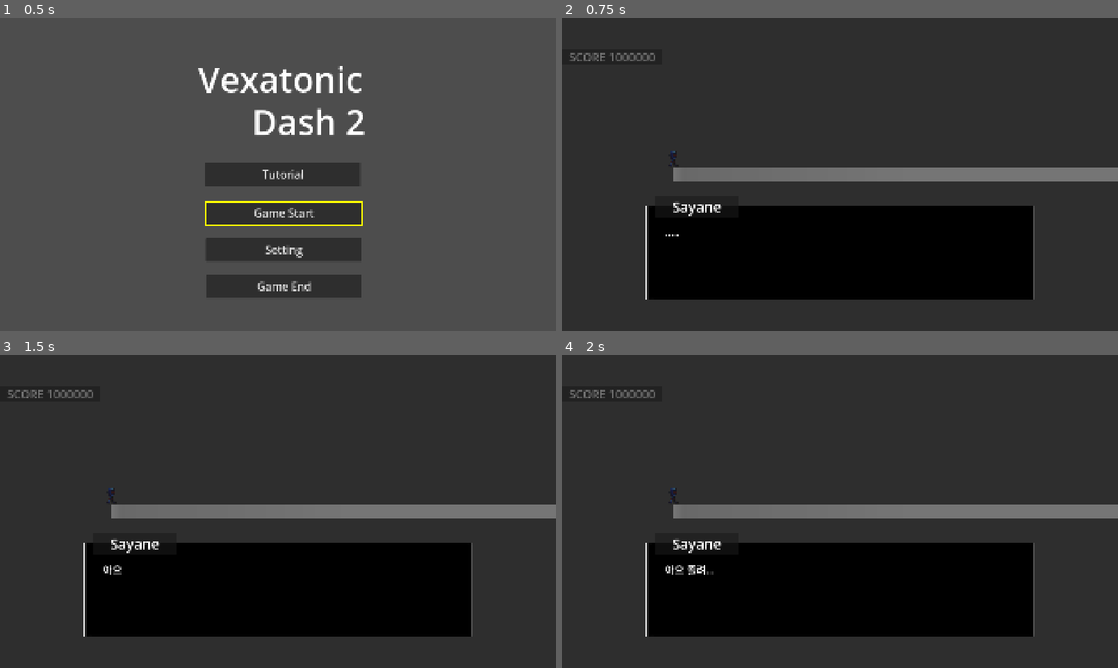
Above: before the commit, frames 1-4 (two rows, left to right).
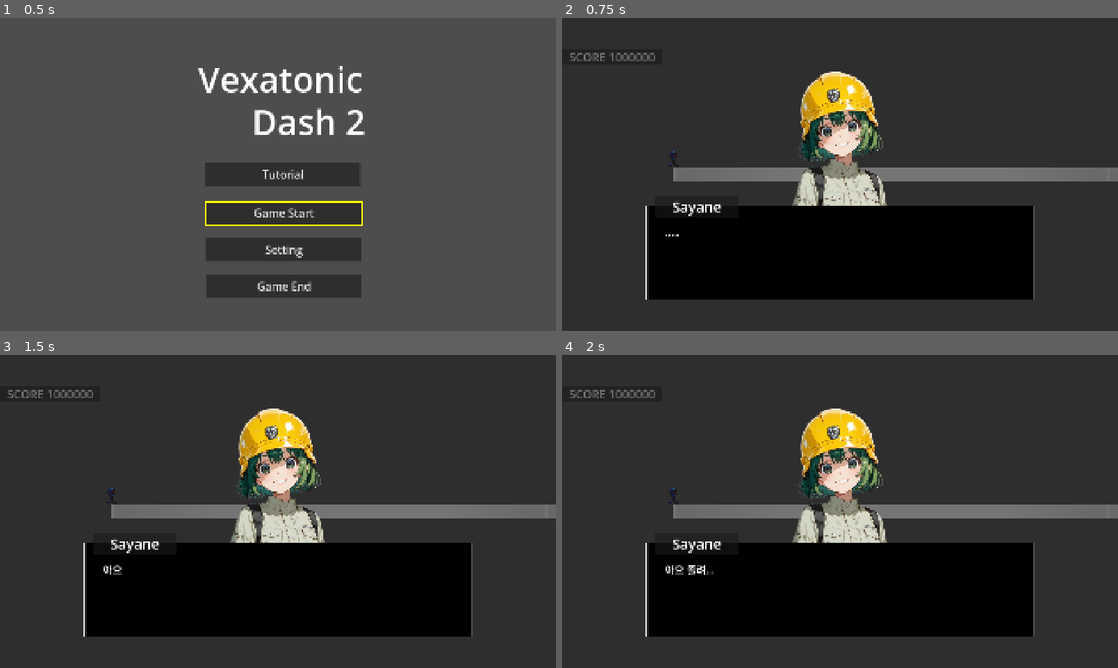
Above: after the commit, the same moments.

Repository: junu192857/Vexatonic-dash-2
Game: Godot game, scene res://Scenes/MainMenu.tscn
Same seed, same stepped clock (60 frames per second), same inputs: the game is played once before the commit and once after it. Sound files missing from this copy of the repository are replaced by a short silence.
Inputs (mouse positions are in pixels of both pictures, inside the frame that each line leads up to):
- Up to frame 1 (0.5 s): no input
- Up to frame 2 (0.75 s): click "Tutorial" at 0.5 s
- Up to frame 3 (1.5 s): tap Enter at 1.25, 1.35 s; move the mouse to (400, 495) at 1.27 s; hold Right from 1.28 s (still down); click (400, 495) at 1.42 s
- Up to frame 4 (2 s): keep holding Right

Frame 1 is identical in both runs. In frame 2, 4.8% of the frame differs, in the area x 41-59%, y 17-60%; in frame 3, 4.8%; in frame 4, 4.8%.

Commit message:
스크립트 수정

Diff:
--- a/vexatonic-dash-2/Scenes/TutorialScene.tscn
+++ b/vexatonic-dash-2/Scenes/TutorialScene.tscn
@@ -505,7 +505,6 @@
 grow_vertical = 2
 
 [node name="Live2D" type="TextureRect" parent="CanvasLayer/TutorialControl/TutorialHolder" unique_id=1782607335]
-visible = false
 layout_mode = 0
 offset_left = 765.0
 offset_top = 162.0
--- a/vexatonic-dash-2/Scripts/MainMenu/MainMenuManager.gd
+++ b/vexatonic-dash-2/Scripts/MainMenu/MainMenuManager.gd
@@ -55,6 +55,7 @@
 
 func _on_tutorial_start():
 	Setting.is_tutorial = true
+	Setting.speed = 1.0
 	Setting.gamemode = Setting.GAMEMODE.Normal_Character
 	get_tree().change_scene_to_file("res://Scenes/TutorialScene.tscn")
 
Not shown, changed: vexatonic-dash-2/Charts/Tutorial/Easy.txt
Not shown, changed: vexatonic-dash-2/Scripts/Tutorial/script.txt
